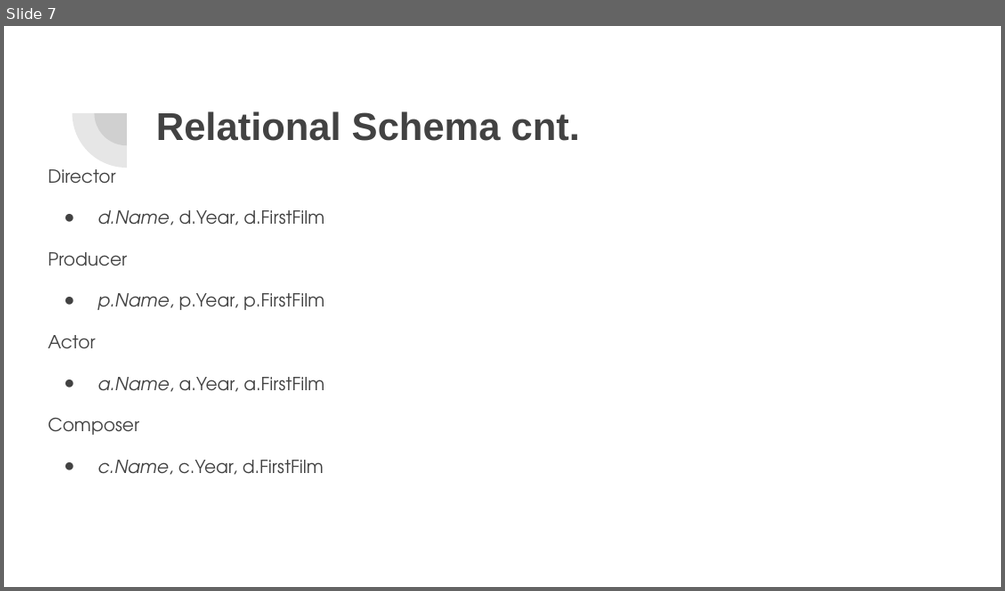
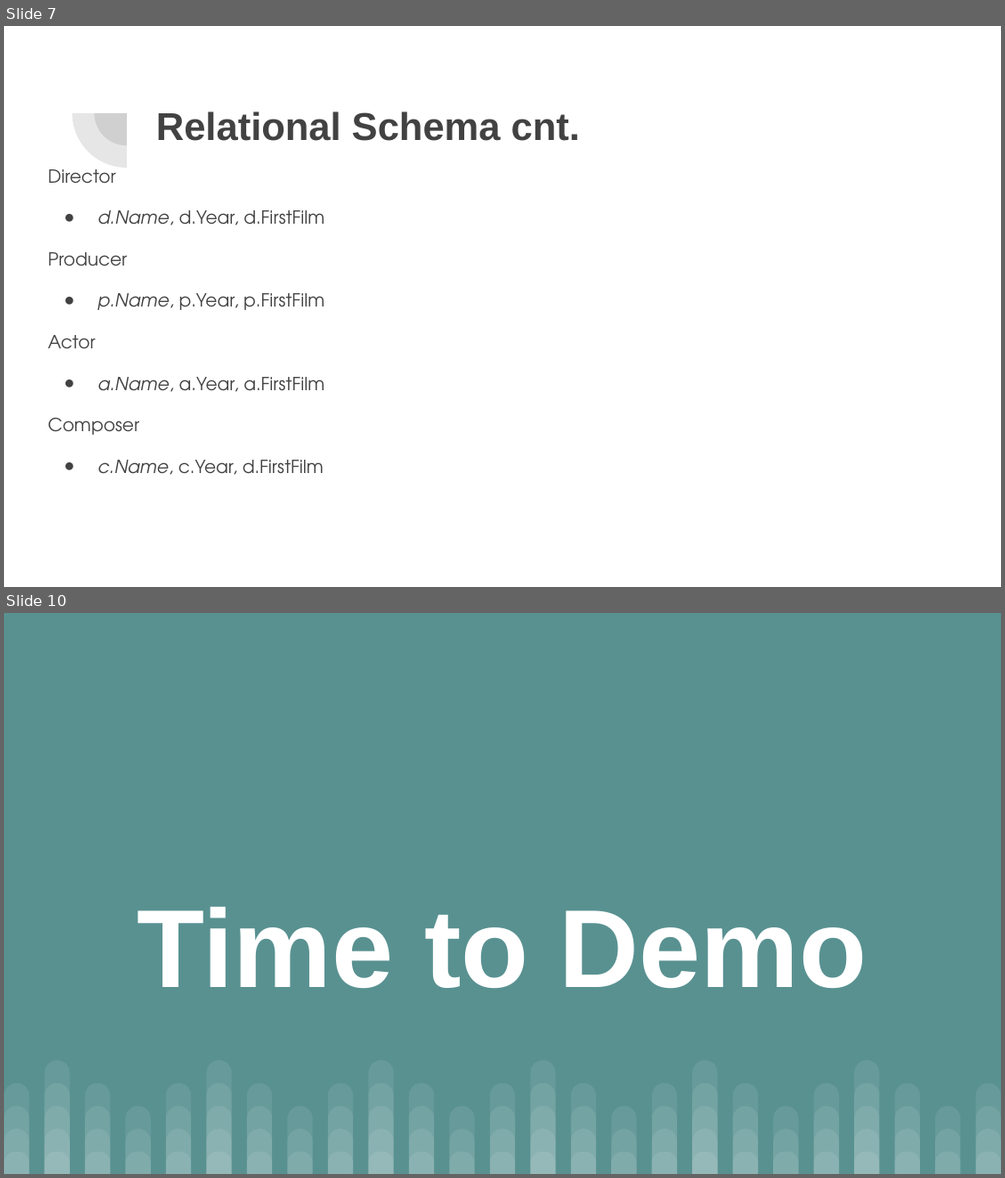
Before and after one commit to ProjectBreakaway/Project, a slide deck: Project Presentation.pptx. Shown one above the other, each under a label of ours: slide 7 before the commit, slides 7 and 10 after it; the slides between them are not shown. The pictures are 1005x591 and 1005x1178 pixels, drawn with LibreOffice and Linux fonts; fonts in the diff are those of the drawing. Boxes give left, top, right and bottom in pixels: in the first picture for what was removed or moved away, otherwise in the second. Text is boxed around its words. In the diff, an @@ line names an element or a change of style, - is before the commit and + after.

```diff
--- a/Project Presentation.pptx
+++ b/Project Presentation.pptx
@@ slide 10 added at box(4, 613, 1001, 1174), background #599191 @@
@@ title added at box(138, 907, 867, 988), 80 pt, text #FFFFFF, bold @@
+Time to Demo
@@ group added at box(4, 1060, 1001, 1173): 100 round same rects @@
```
Also in this commit, not shown: 6 slides changed, 1 other slide added, 1 slide removed.
